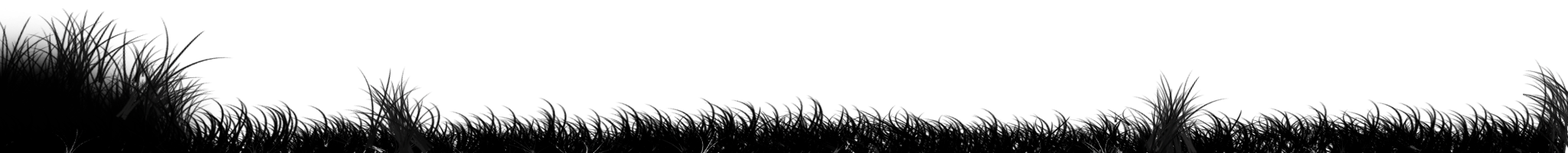
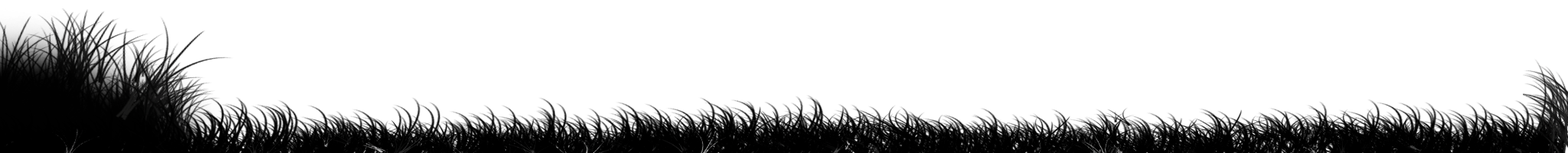
The second 1568×153 image is a revision of the first. Changes to its layers:
hid "grass clump" over (x1=343, y1=65, x2=1229, y2=153)
